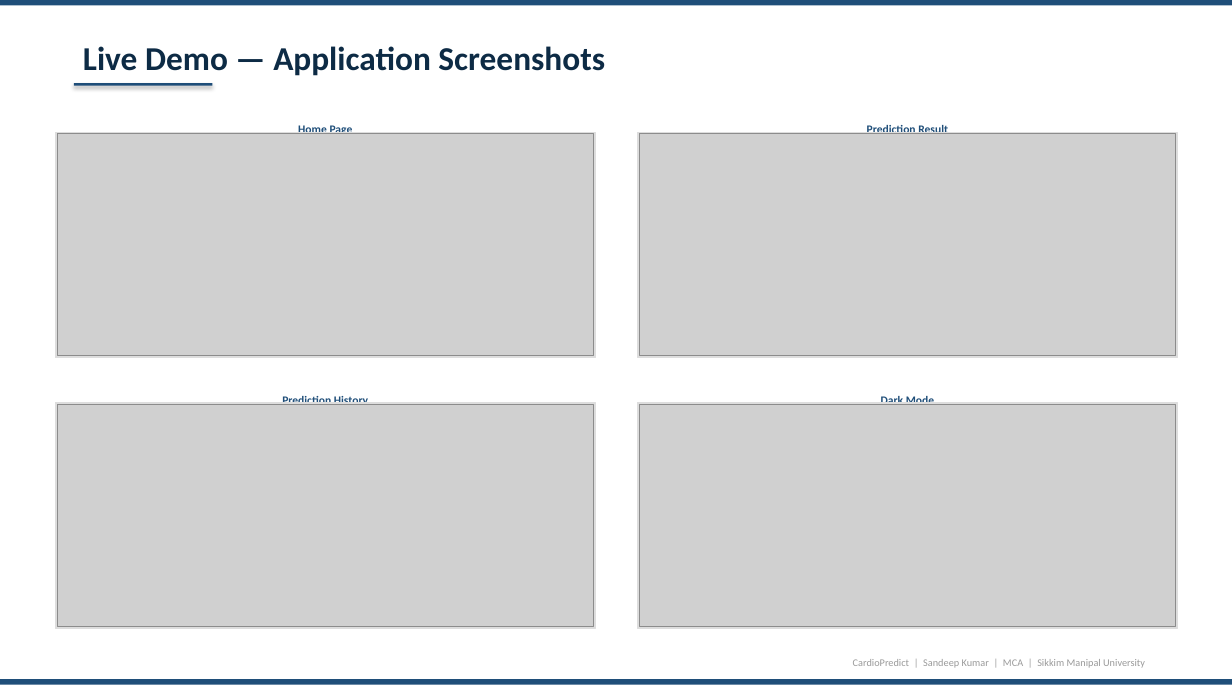
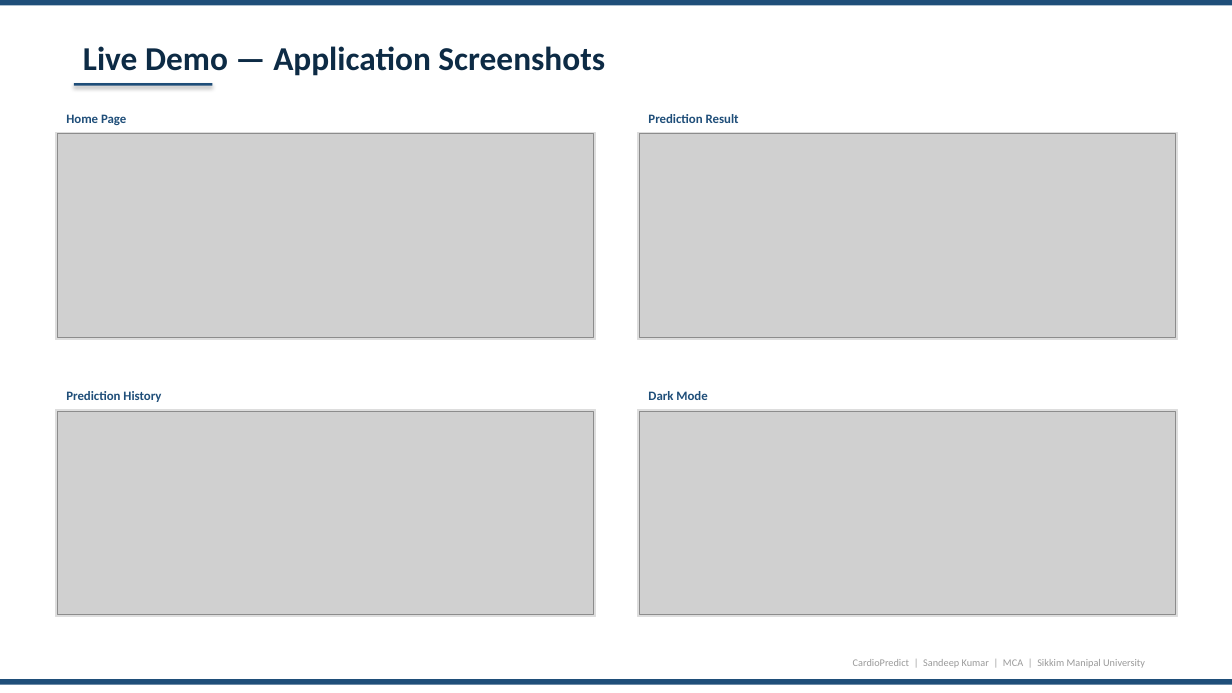
Before and after one commit to sandeeep-kr/HeartDiseaseProject, a slide deck: slide 12 of CardioPredict_Presentation.pptx. Drawn at 1232x693 pixels with LibreOffice and Linux fonts; fonts in the diff are those of the drawing; grey boxes stand for pictures. Boxes give left, top, right and bottom in pixels: in the first picture for what was removed or moved away, otherwise in the second. Text is boxed around its words. In the diff, an @@ line names an element or a change of style, - is before the commit and + after.

```diff
--- a/CardioPredict_Presentation.pptx
+++ b/CardioPredict_Presentation.pptx
@@ text "Home Page": place and size @@
-text "Home Page" at box(298, 123, 353, 134)
+text "Home Page" at box(66, 114, 126, 125)
@@ size 9 to 10 pt; alignment centre to left in 4 elements at box(66, 391, 161, 402), box(648, 391, 707, 400), box(66, 114, 126, 125), box(648, 114, 739, 123) @@
@@ text "Prediction Result": place and size @@
-text "Prediction Result" at box(867, 123, 948, 134)
+text "Prediction Result" at box(648, 114, 739, 123)
@@ rectangle: place and size @@
-rectangle at box(55, 132, 595, 358)
+rectangle at box(55, 132, 595, 339)
@@ picture: place and size @@
-picture at box(57, 134, 593, 356)
+picture at box(57, 134, 593, 337)
@@ rectangle: place and size @@
-rectangle at box(55, 403, 595, 628)
+rectangle at box(638, 132, 1177, 339)
@@ picture: place and size @@
-picture at box(640, 134, 1176, 356)
+picture at box(640, 134, 1176, 337)
@@ rectangle: place and size @@
-rectangle at box(638, 132, 1177, 358)
+rectangle at box(55, 409, 595, 616)
@@ picture: place and size @@
-picture at box(57, 405, 593, 627)
+picture at box(57, 411, 593, 615)
@@ rectangle: place and size @@
-rectangle at box(638, 403, 1177, 628)
+rectangle at box(638, 409, 1177, 616)
@@ picture: place and size @@
-picture at box(640, 405, 1176, 627)
+picture at box(640, 411, 1176, 615)
```
